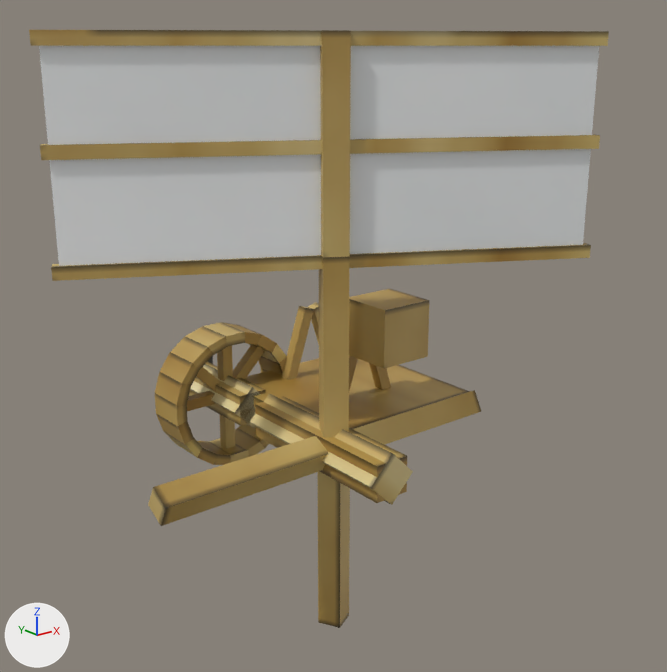
Before and after pictures for a commit that changed the OBJ model aw2_generators/src/main/resources/assets/projectsteam_aw2_generators/objmodels/windmill_generator.obj.
Rendered twice from a camera (50 mm lens) standing at (-2.67, -4.36, 1.93) and looking at (0.16, -0.82, 0.51). Arrows for +X, +Y and +Z are at lower left; the lights stay in place. Where no turn or scale is listed for an object, it has been applied to the vertices. Vertices at the same position are counted once.

The first picture shows 'axle', 'blade', 'wheel', 'windmill_generator'.
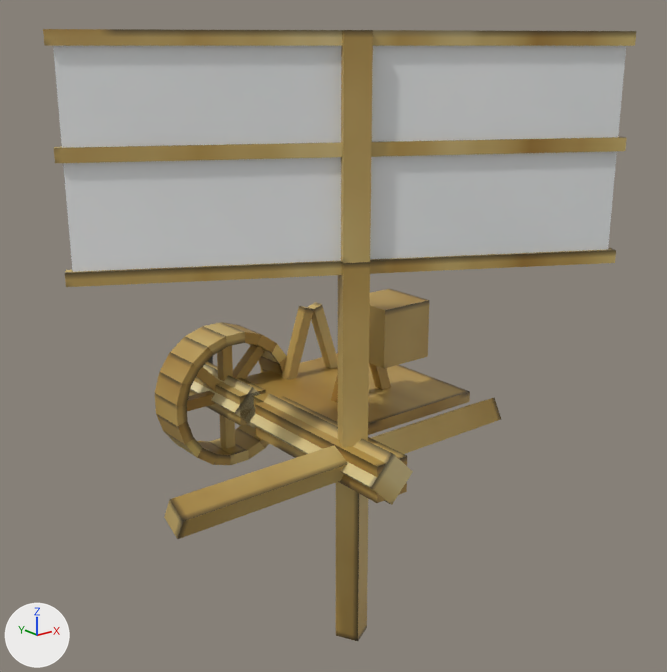
The change in detail:
me_axle has 48 vertices, 72 faces and spans x -0.99..0.99, y -1.45..-0.45, z -0.99..0.99.
me_axle is used by ob_axle; location (0.0, 0.0, 0.0).
me_axle part 1: the loose piece of 8 vertices spanning x -0.99..0.01, y -1.1..-0.93, z -0.08..0.08 is moved by (0.0, -0.15, 0.0).
me_axle part 2: the loose piece of 8 vertices spanning x -0.08..0.08, y -1.1..-0.93, z -0.01..0.99 is moved by (0.0, -0.15, 0.0).
me_axle part 3: the loose piece of 8 vertices spanning x -0.01..0.99, y -1.1..-0.93, z -0.08..0.08 is moved by (0.0, -0.15, 0.0).
me_axle part 4: the loose piece of 8 vertices spanning x -0.08..0.08, y -1.1..-0.93, z -0.99..0.01 is moved by (0.0, -0.15, 0.0).
me_blade has 40 vertices, 60 faces and spans x -1.15..1.15, y -1.64..-0.39, z 0.93..1.99.
me_blade is used by ob_blade; location (0.0, 0.0, 0.0).
me_blade part 5: the whole mesh is moved by (0.0, -0.15, 0.0).

Pixel boxes (x1, y1, x2, y2) of what changed, in the pictures (667 x 672 px; the box of a moved part takes in the faces that stretch with it):
'blade', mesh moved
    before: (29, 30, 609, 281)
    after: (43, 29, 636, 287)
'axle', reshaped
    before: (148, 257, 481, 628)
    after: (164, 262, 501, 641)
part 1 of me_axle, moved or reshaped
    before: (148, 436, 328, 526)
    after: (164, 445, 347, 539)
part 2 of me_axle, moved or reshaped
    before: (319, 257, 350, 438)
    after: (338, 262, 370, 447)
part 3 of me_axle, moved or reshaped
    before: (353, 390, 481, 445)
    after: (371, 398, 501, 454)
part 4 of me_axle, moved or reshaped
    before: (318, 471, 350, 628)
    after: (336, 482, 368, 641)
